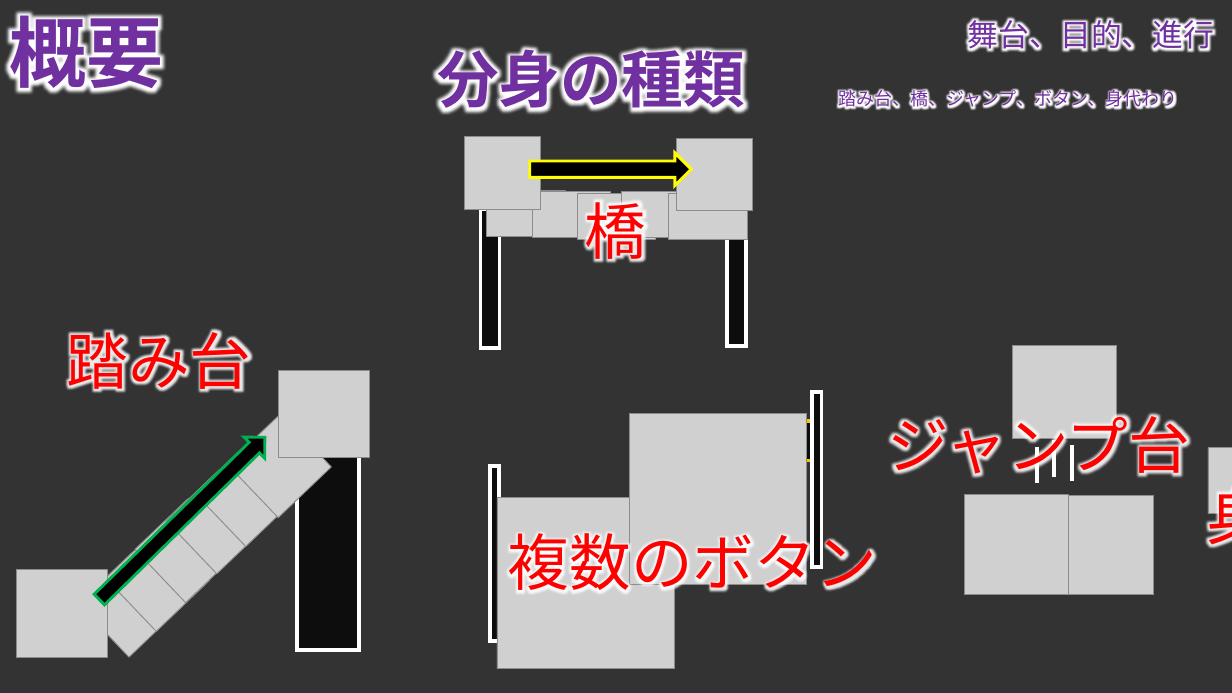
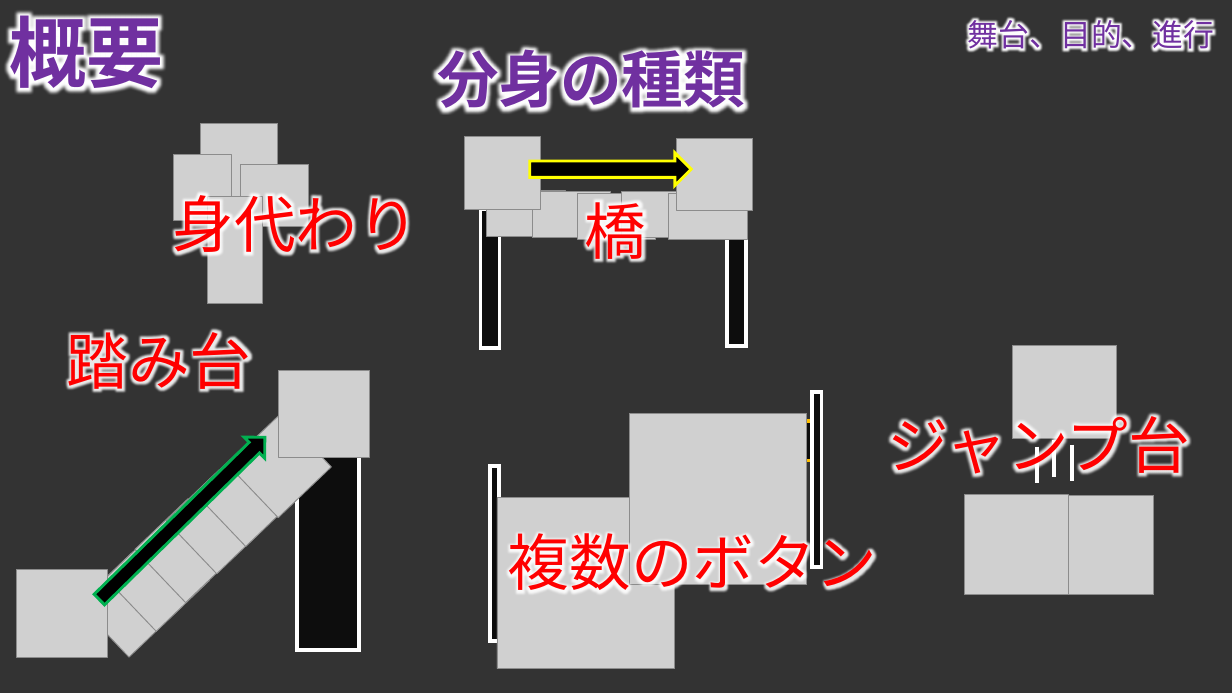
Before and after one commit to TomoyaKanazaki/TeamNinja, a slide deck: slide 4 of 98_plan/00_pptx/100_mainplan.pptx. Drawn at 1232x693 pixels with LibreOffice and Linux fonts; fonts in the diff are those of the drawing; grey boxes stand for pictures; background and template pictures are left out. Boxes give left, top, right and bottom in pixels: in the first picture for what was removed or moved away, otherwise in the second. Text is boxed around its words. In the diff, an @@ line names an element or a change of style, - is before the commit and + after.

```diff
--- a/98_plan/00_pptx/100_mainplan.pptx
+++ b/98_plan/00_pptx/100_mainplan.pptx
@@ text removed at <box>838,87,1177,111</box> @@
-踏み台、橋、ジャンプ、ボタン、身代わり
@@ picture added at <box>201,123,277,211</box> @@
@@ picture: place and size @@
-picture at <box>1208,447,1232,514</box>
+picture at <box>174,154,232,221</box>
@@ picture added at <box>240,165,309,227</box> @@
@@ text "身代わり" rewrapped from <box>1207,477,1232,556</box> to <box>173,184,419,263</box> @@
@@ picture added at <box>207,197,262,303</box> @@
```
Also in this commit, not shown: 6 other slides changed, 3 slides added, 20 other files.
